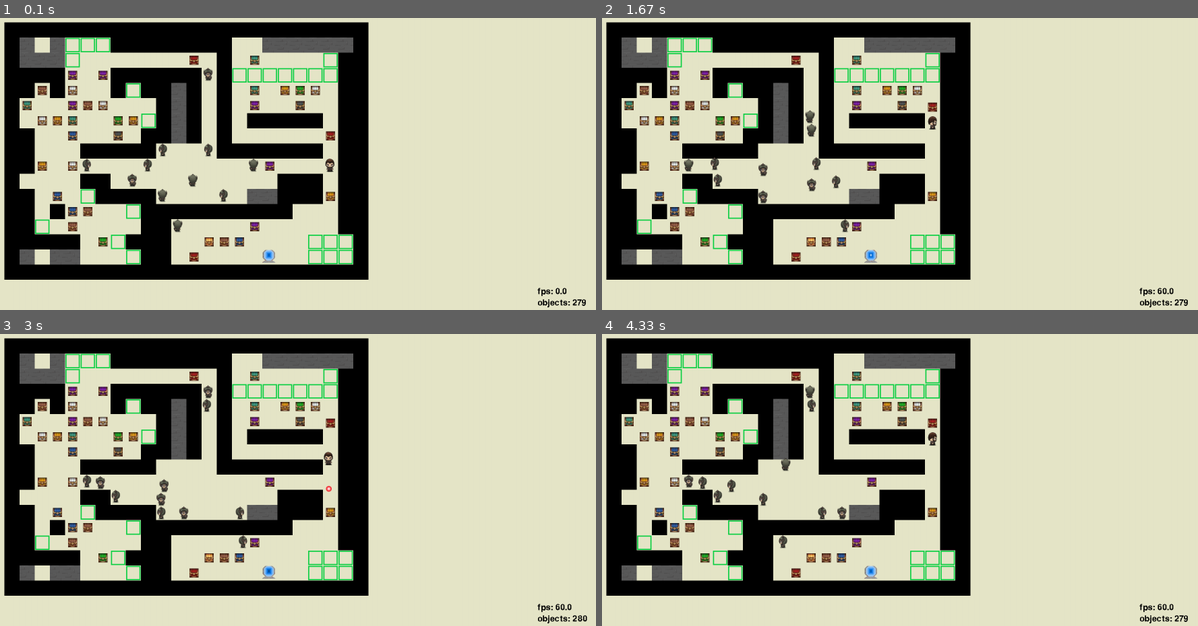
Above: before the commit, frames 1-4 (two rows, left to right).
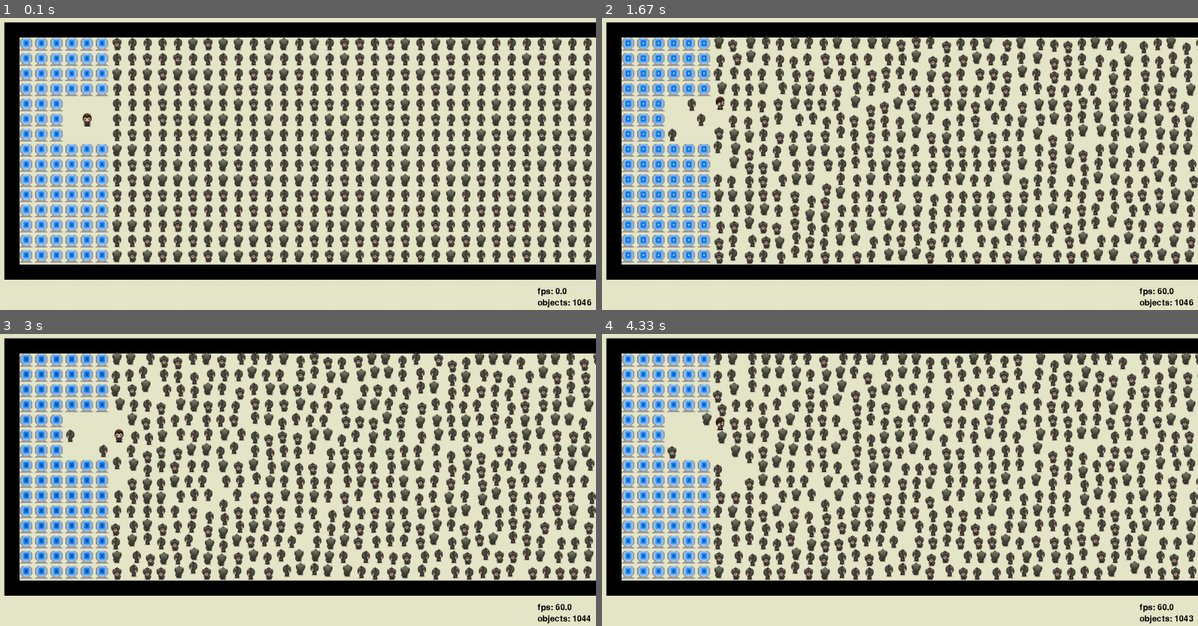
Above: after the commit, the same moments.

Repository: OnlyAoiKunie/sokoban-pygame
Game: pygame game, started from main.py
Same seed, same stepped clock (60 frames per second), same inputs: the game is played once before the commit and once after it.
Inputs:
- Up to frame 1 (0.1 s): no input
- Up to frame 2 (1.67 s): hold Right 0.33-0.8 s; hold Up 0.83-1.3 s; hold Right from 1.33 s (still down)
- Up to frame 3 (3 s): release Right at 1.8 s; hold Left 1.83-2.37 s; tap Space at 2.4, 2.8 s; hold Down from 2.73 s (still down)
- Up to frame 4 (4.33 s): tap Space at 3.1, 3.3, 3.6, 3.73, 4.13 s; release Down at 3.2 s; hold Left 3.23-3.63 s; hold Up 3.67-4.03 s; hold Right from 4.07 s (still down)

The runs differ from the first frame. In frame 1, 47% of the frame differs, in the area x 3-100%, y 1-99%; in frame 2, 48%; in frame 3, 48%; in frame 4, 47%.

Commit message:
update map, player

Diff:
--- a/element/player.py
+++ b/element/player.py
@@ -30,7 +30,7 @@
 class Player(Object):
     def __init__(self, x, y, skin: int):
         super().__init__(x, y)
-        self.__ammo = 3
+        self.__ammo = parameter.INIT_BULLET_NUM
         self.__isdead = False
         self.__skin = skin
         self.__dir = direction.DOWN
@@ -53,7 +53,7 @@
 
     # 攻擊，回傳是否成功（有沒有子彈）
     def shoot(self) -> bool:
-        if self.__ammo < 0:
+        if self.__ammo <= 0:
             return False
         now = time.time()
         if now - self.__cooldown > parameter.BULLET_COOLDOWN:
--- a/main.py
+++ b/main.py
@@ -174,5 +174,5 @@
 
 if __name__ == "__main__":
     # debugging now, mask_enabled should be True
-    game = Game(level=9, mask_enabled=False)
+    game = Game(level=0, mask_enabled=False)
     game.run_game()
--- a/maps/__init__.py
+++ b/maps/__init__.py
@@ -1,9 +1,23 @@
 __maps = [
 # map 0 (exception, debugging)
 """
-HHHHH
-H@$.H
-HHHHH
+HHHHHHHHHHHHHHHHHHHHHHHHHHHHHHHHHHHHHHHHHHHHHHHHHHHHHHHHHHHHHH
+HPPPPPP!!!!!!!!!!!!!!!!!!!!!!!!!!!!!!!!!!!!!!!!!!!!!!!!!!!!!!!
+HPPPPPP!!!!!!!!!!!!!!!!!!!!!!!!!!!!!!!!!!!!!!!!!!!!!!!!!!!!!!!
+HPPPPPP!!!!!!!!!!!!!!!!!!!!!!!!!!!!!!!!!!!!!!!!!!!!!!!!!!!!!!!
+HPPPPPP!!!!!!!!!!!!!!!!!!!!!!!!!!!!!!!!!!!!!!!!!!!!!!!!!!!!!!!
+HPPP   !!!!!!!!!!!!!!!!!!!!!!!!!!!!!!!!!!!!!!!!!!!!!!!!!!!!!!!
+HPPP @ !!!!!!!!!!!!!!!!!!!!!!!!!!!!!!!!!!!!!!!!!!!!!!!!!!!!!!!
+HPPP   !!!!!!!!!!!!!!!!!!!!!!!!!!!!!!!!!!!!!!!!!!!!!!!!!!!!!!!
+HPPPPPP!!!!!!!!!!!!!!!!!!!!!!!!!!!!!!!!!!!!!!!!!!!!!!!!!!!!!!!
+HPPPPPP!!!!!!!!!!!!!!!!!!!!!!!!!!!!!!!!!!!!!!!!!!!!!!!!!!!!!!!
+HPPPPPP!!!!!!!!!!!!!!!!!!!!!!!!!!!!!!!!!!!!!!!!!!!!!!!!!!!!!!!
+HPPPPPP!!!!!!!!!!!!!!!!!!!!!!!!!!!!!!!!!!!!!!!!!!!!!!!!!!!!!!!
+HPPPPPP!!!!!!!!!!!!!!!!!!!!!!!!!!!!!!!!!!!!!!!!!!!!!!!!!!!!!!!
+HPPPPPP!!!!!!!!!!!!!!!!!!!!!!!!!!!!!!!!!!!!!!!!!!!!!!!!!!!!!!!
+HPPPPPP!!!!!!!!!!!!!!!!!!!!!!!!!!!!!!!!!!!!!!!!!!!!!!!!!!!!!!!
+HPPPPPP!!!!!!!!!!!!!!!!!!!!!!!!!!!!!!!!!!!!!!!!!!!!!!!!!!!!!!!
+HHHHHHHHHHHHHHHHHHHHHHHHHHHHHHHHHHHHHHHHHHHHHHHHHHHHHHHHHHHHHH
 """,
 
 # map 1
--- a/parameter/__init__.py
+++ b/parameter/__init__.py
@@ -15,6 +15,9 @@
 PORTAL_SIZE = 35
 PORTAL_DELAY = 4 #(frame)
 
+# 玩家
+INIT_BULLET_NUM = 3
+
 # 物體移動速度
 BULLET_VELOCITY = 10  # pixel
 PLAYER_VELOCITY = 4  # pixel
